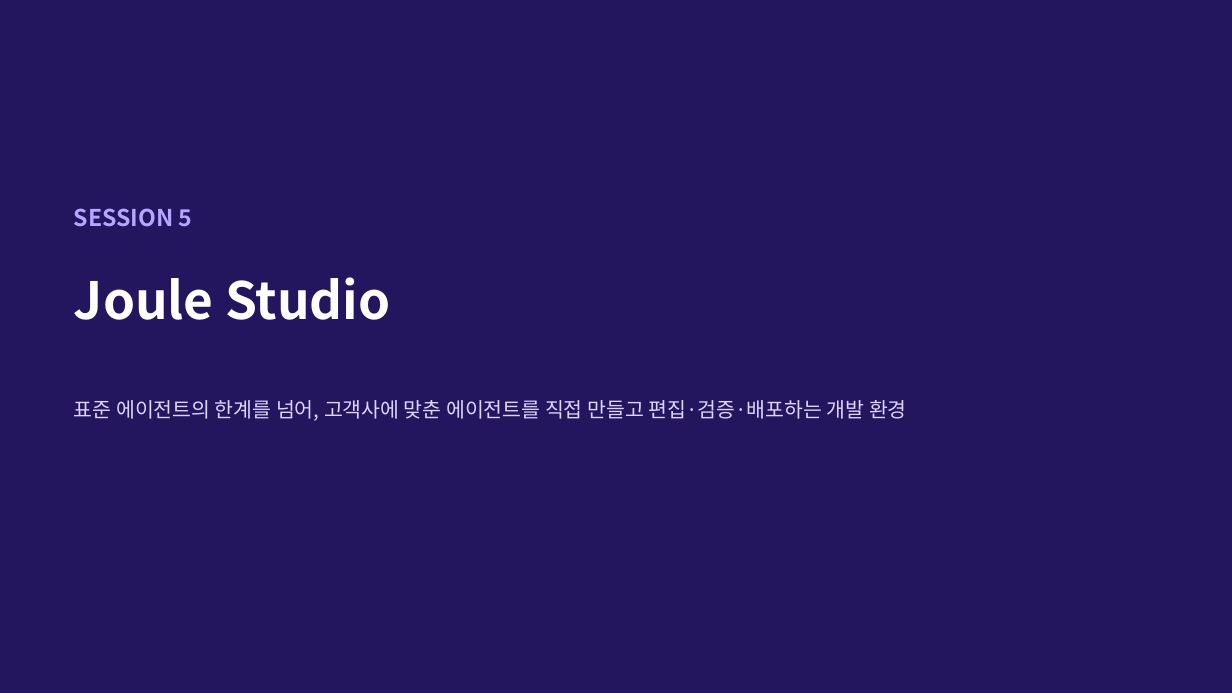
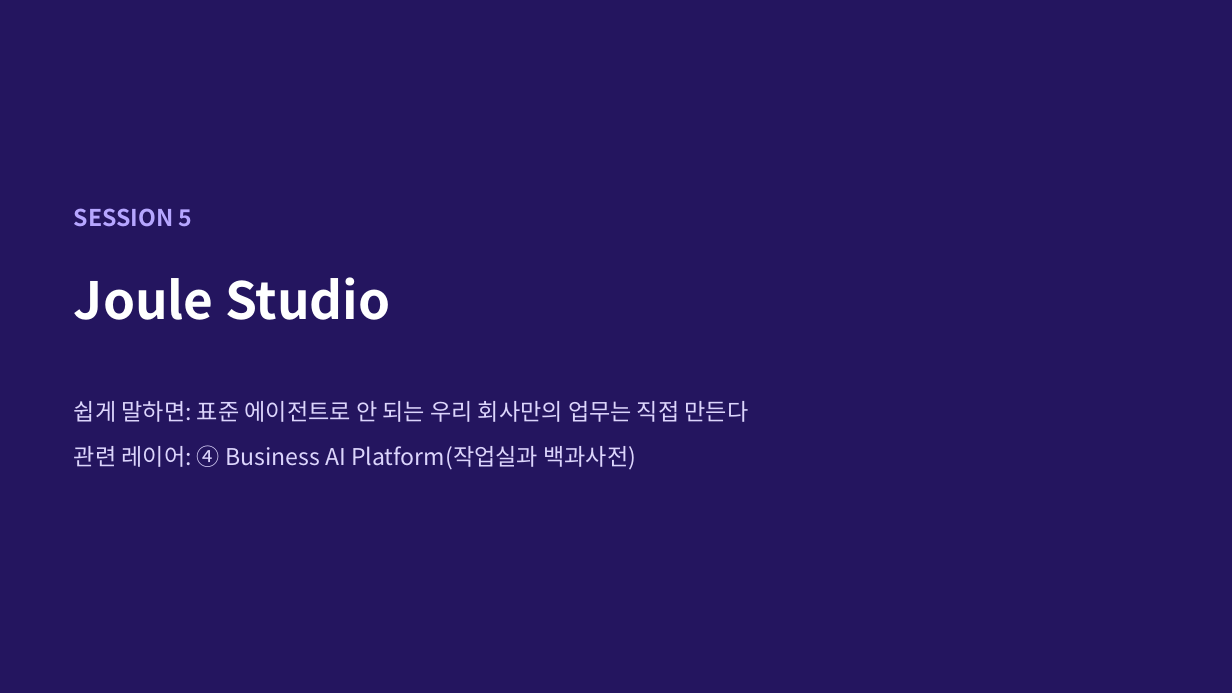
Before and after one commit to qhsghks9/qhsghks, a slide deck: slide 14 of SAP_Seminar_Notes.pptx. Drawn at 1232x693 pixels with LibreOffice and Linux fonts; fonts in the diff are those of the drawing. Boxes give left, top, right and bottom in pixels: in the first picture for what was removed or moved away, otherwise in the second. Text is boxed around its words. In the diff, an @@ line names an element or a change of style, - is before the commit and + after.

```diff
--- a/SAP_Seminar_Notes.pptx
+++ b/SAP_Seminar_Notes.pptx
@@ text at (74, 401, 749, 470): text changed; size 16 to 18 pt @@
-표준 에이전트의 한계를 넘어, 고객사에 맞춘 에이전트를 직접 만들고 편집·검증·배포하는 개발 환경
+쉽게 말하면: 표준 에이전트로 안 되는 우리 회사만의 업무는 직접 만든다
+관련 레이어: ④ Business AI Platform(작업실과 백과사전)
```
Also in this commit, not shown: 7 other slides changed, 1 slide added, 1 slide removed.
